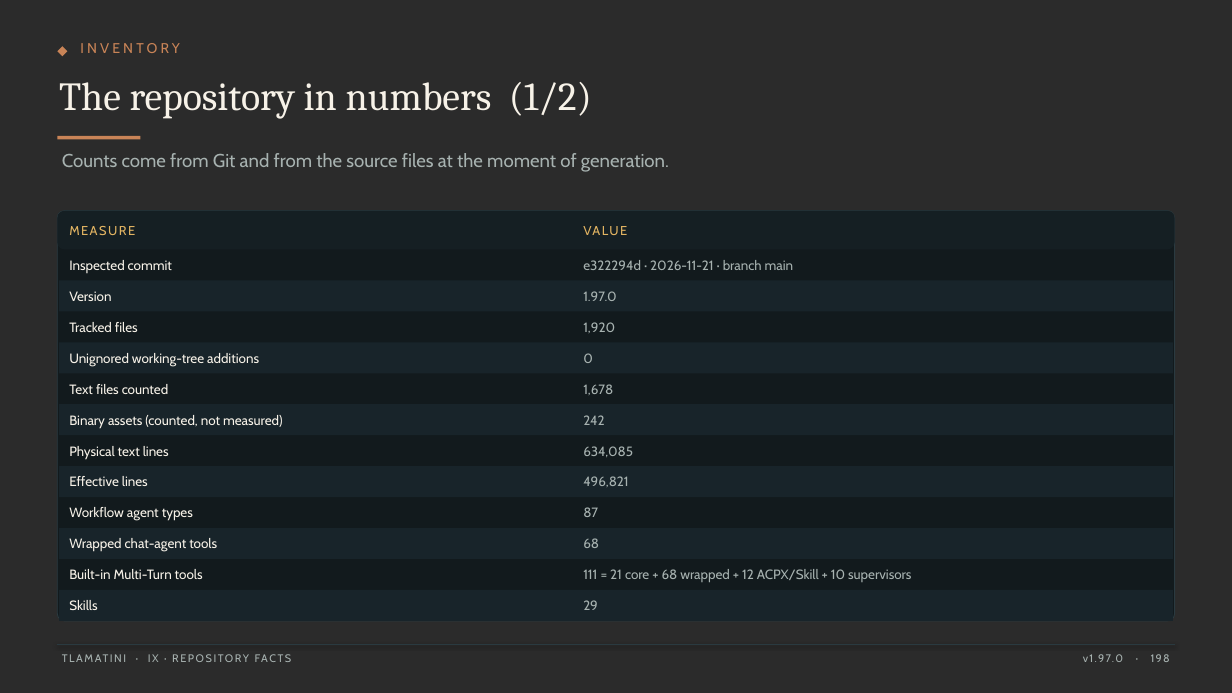
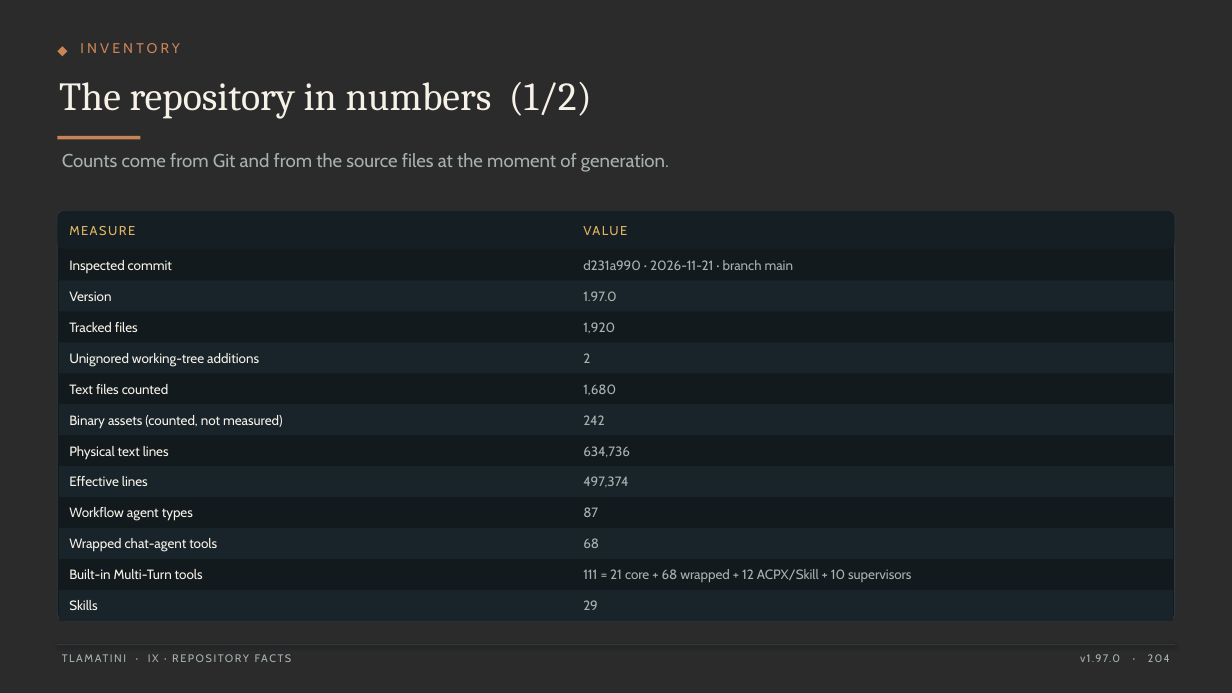
Before and after one commit to XAIHT/Tlamatini, a slide deck: slide 204 of Tlamatini_eXtended_Artificial_Intelligence_Humanly_Tempered.pptx (slide 198 before the commit). Drawn at 1232x693 pixels with LibreOffice and Linux fonts; fonts in the diff are those of the drawing; background and template pictures are left out; a plain dark background stands for a picture behind light text. Boxes give left, top, right and bottom in pixels: in the first picture for what was removed or moved away, otherwise in the second. Text is boxed around its words. In the diff, an @@ line names an element or a change of style, - is before the commit and + after.

```diff
--- a/Tlamatini_eXtended_Artificial_Intelligence_Humanly_Tempered.pptx
+++ b/Tlamatini_eXtended_Artificial_Intelligence_Humanly_Tempered.pptx
@@ text at box(583, 260, 794, 270): text changed @@
-e322294d · 2026-11-21 · branch main
+d231a990 · 2026-11-21 · branch main
@@ text at box(583, 353, 590, 363): text changed @@
-0
+2
@@ text at box(583, 384, 616, 395): text changed @@
-1,678
+1,680
@@ text at box(583, 446, 630, 457): text changed @@
-634,085
+634,736
@@ text at box(583, 476, 628, 487): text changed @@
-496,821
+497,374
@@ text at box(1103, 654, 1170, 662): text changed @@
-v1.97.0 · 198
+v1.97.0 · 204
```
Also in this commit, not shown: 205 other slides changed, 6 slides added, 20 other files.
